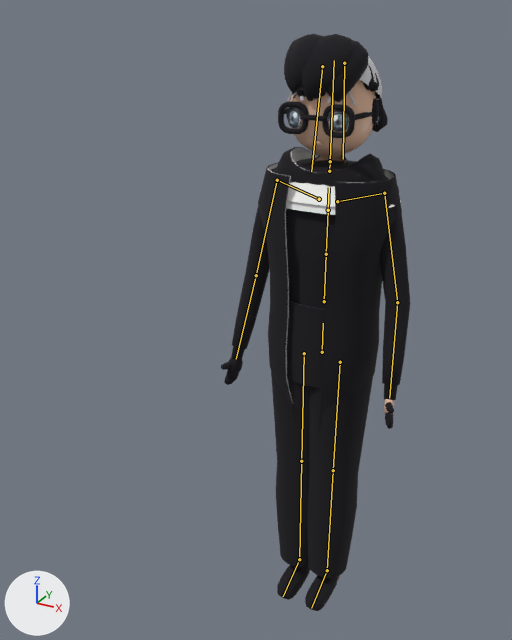
The FBX model unity/KatsushikaCampusDays/Assets/Models/Characters/prof/prof.fbx: old version first, new version second.
The view is the same before and after, from a 50 mm lens placed at (0.738, -1.747, 1.812), pointed at (-0.157, -0.12, 0.999). Lighting does not change. The marker at lower left points along +X, +Y and +Z. The picture after the commit comes second. Both versions are drawn at frame 9 of the action 'Armature|Jump'; the numbers are the values there. The bones that change, and the others that lie on the model, are drawn over the model as lines.

Objects in the first picture: 'prof', 'prof_outline'.
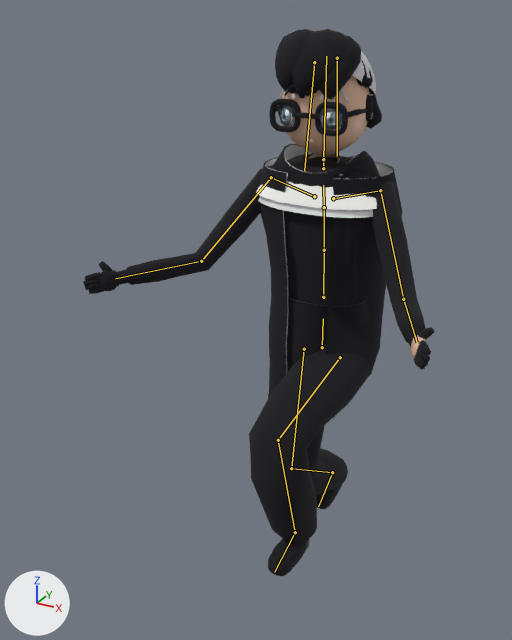
Location of each change, [x1, y1, x2, y2] in pixels of the pictures (512 x 640 px):
'prof_outline', posed (85% wider): before [221, 34, 410, 611]; after [83, 29, 434, 576]
'prof', posed: before [268, 56, 401, 579]; after [256, 51, 426, 549]
bone 'Hips', root to tip: before (322, 352) to (323, 323); after (322, 347) to (323, 318)
bone 'Spine', root to tip: before (324, 301) to (326, 254); after (323, 297) to (324, 250)
bone 'Chest', root to tip: before (326, 254) to (328, 210); after (324, 250) to (324, 207)
bone 'UpperChest', root to tip: before (328, 210) to (329, 187); after (324, 207) to (323, 185)
bone 'Neck', root to tip: before (329, 171) to (330, 161); after (323, 168) to (323, 159)
bone 'Head', root to tip: before (330, 161) to (334, 60); after (323, 159) to (326, 56)
bone 'LeftUpperArm', root to tip: before (384, 193) to (397, 302); after (380, 190) to (403, 299)
bone 'LeftLowerArm', root to tip: before (397, 302) to (389, 398); after (403, 299) to (417, 342)
bone 'RightUpperArm', root to tip: before (277, 180) to (256, 275); after (271, 177) to (201, 261)
bone 'RightLowerArm', root to tip: before (256, 275) to (236, 359); after (201, 261) to (115, 278)
bone 'LeftUpperLeg', root to tip: before (340, 362) to (333, 470); after (340, 357) to (278, 440)
bone 'LeftLowerLeg', root to tip: before (333, 470) to (327, 570); after (278, 440) to (295, 532)
bone 'LeftFoot', root to tip: before (327, 570) to (311, 608); after (295, 532) to (274, 572)
bone 'RightUpperLeg', root to tip: before (304, 353) to (301, 461); after (304, 349) to (291, 468)
bone 'RightLowerLeg', root to tip: before (301, 461) to (299, 559); after (291, 468) to (332, 472)
bone 'RightFoot', root to tip: before (299, 559) to (283, 596); after (332, 472) to (318, 506)

What the commit changed:
Bone 'Hips' (bone_hips) moves from (0.0, 0.0, 0.0) to (0.0, 0.015, 0.0).
Bone 'Hips' (bone_hips) turns from (0, 0, 0) to (2, 0, 0) degrees about its own x, y and z.
Bone 'Spine' (bone_spine) turns from (0, 0, 0) to (2, 0, 0) degrees about its own x, y and z.
Bone 'Chest' (bone_chest) turns from (0, 0, 0) to (2, 0, 0) degrees about its own x, y and z.
Bone 'UpperChest' (bone_upperchest) turns from (0, 0, 0) to (1, 0, 0) degrees about its own x, y and z.
Bone 'Neck' (bone_neck) turns from (0, 0, 0) to (-3, 0, 0) degrees about its own x, y and z.
Bone 'Head' (bone_head) turns from (0, 0, 0) to (-3, 0, 0) degrees about its own x, y and z.
Bone 'LeftUpperArm' (bone_leftupperarm) turns from (-16, 2, 20) to (-34, -25, -6) degrees about its own x, y and z.
Bone 'LeftLowerArm' (bone_leftlowerarm) turns from (-13, -10, -7) to (-41, -37, -15) degrees about its own x, y and z.
Bone 'RightUpperArm' (bone_rightupperarm) turns from (-16, -2, -20) to (-34, 25, 6) degrees about its own x, y and z.
Bone 'RightLowerArm' (bone_rightlowerarm) turns from (-13, 10, 7) to (-41, 37, 15) degrees about its own x, y and z.
Bone 'LeftUpperLeg' (bone_leftupperleg) turns from (0, 0, 0) to (-81, 2, 0) degrees about its own x, y and z.
Bone 'LeftLowerLeg' (bone_leftlowerleg) turns from (0, 0, 0) to (97, 0, -1) degrees about its own x, y and z.
Bone 'LeftFoot' (bone_leftfoot) turns from (0, 0, 0) to (-26, -1, -1) degrees about its own x, y and z.
Bone 'RightUpperLeg' (bone_rightupperleg) turns from (0, 0, 0) to (-15, 0, -1) degrees about its own x, y and z.
Bone 'RightLowerLeg' (bone_rightlowerleg) turns from (0, 0, 0) to (69, 0, 1) degrees about its own x, y and z.
Bone 'RightFoot' (bone_rightfoot) turns from (0, 0, 0) to (-50, 0, 1) degrees about its own x, y and z.
